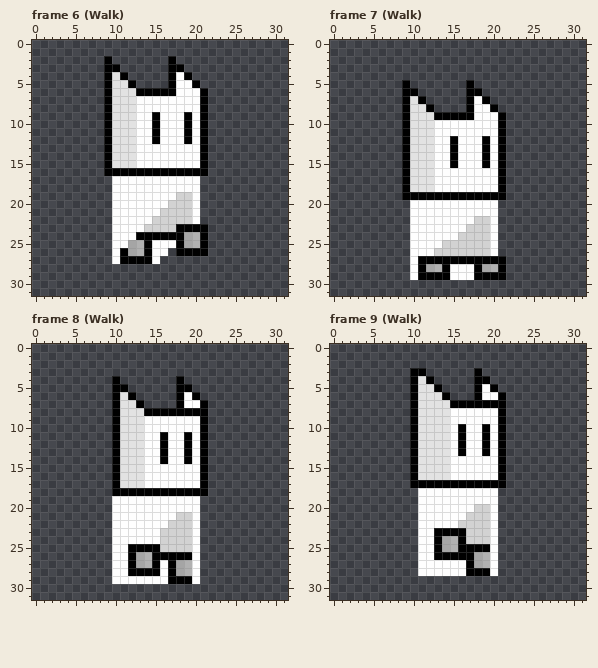
File history of a pixel-art file, Sprites/Players/Player.aseprite. The first picture shows the starting point.
32x32 pixels, 42 frames. Colours within 5 levels of each other are drawn and written as one. Shown: frame 6 (Walk), frame 7 (Walk), frame 8 (Walk), frame 9 (Walk). The commit also changed other frames, which this record leaves out.
Now the later version:
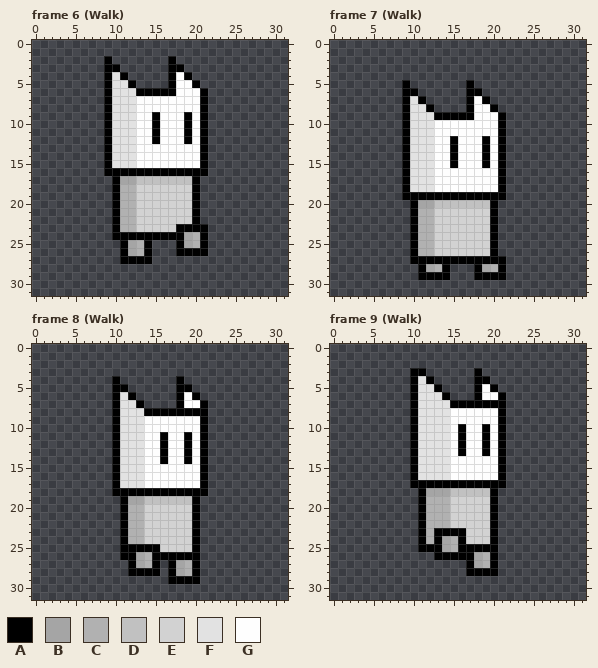
Palette (. is transparent): A #000000  B #a5a5a5  C #b1b1b1  D #c1c1c1  E #d2d2d2  F #e2e2e2  G #fefefe
The edit:
layer "Layer 1" now hidden
Changed rows in their new state; - is an unchanged pixel.
Frame 6 (Walk):
first column x 10:
17 ABBDDDDDDDA
18 ACCEEEEEEEA
19 ACCEEEEE--A
20 ACCEEEE---A
21 ACCEEE----A
22 ACCEE-----A
23 ACCE-------
24 AAA--------
25 .A---...---
26 .----..----
27 .----.-----
Frame 7 (Walk):
first column x 10:
20 ABBDDDDDDDA
21 ACCEEEEEEEA
22 ACCEEEEE--A
23 ACCEEEE---A
24 ACCEEE----A
25 ACCE------A
26 ACC-------A
27 A----------
28 .----...---
29 .----...---
Frame 8 (Walk):
first column x 10:
19 .ABBDDDDDDA
20 .ACCEEEEEEA
21 .ACCEEEE--A
22 .ACCEEE---A
23 .ACCEE----A
24 .ACCEE----A
25 .A--------A
26 .A--------A
27 ..----.---A
28 ..----.---A
29 .......---A
Frame 9 (Walk):
first column x 11:
18 ABBBDDDDDA
19 ACCCEEEEEA
20 ACCCEEE--A
21 ACCCEE---A
22 ACCCE----A
23 AC-------A
24 AC-------A
25 AA-------A
26 ..-------A
27 ......---A
28 ......---A
